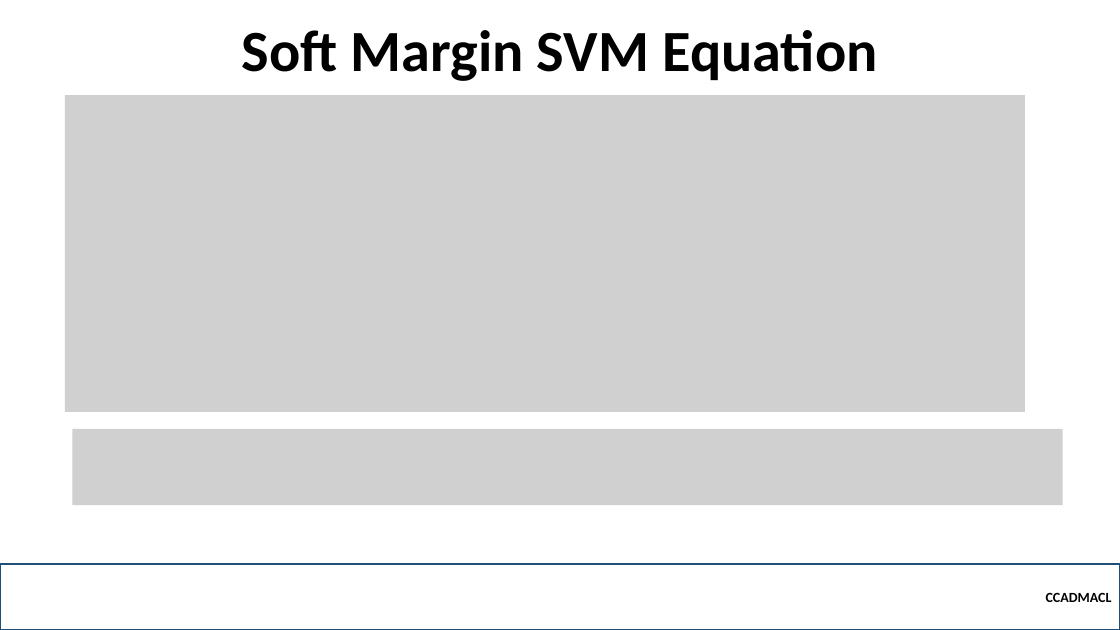
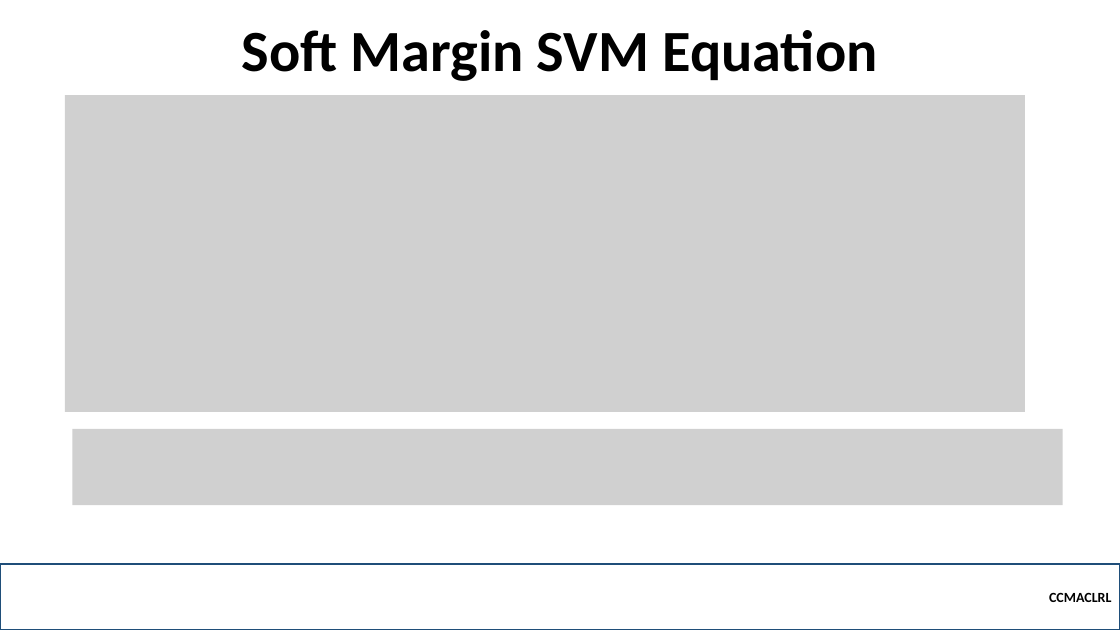
Before and after one commit to robitussin/CCMACLRL, a slide deck: slide 21 of 6 - Support Vector Machine/Support Vector Machine - Math.pptx. Drawn at 1120x630 pixels with LibreOffice and Linux fonts; fonts in the diff are those of the drawing; grey boxes stand for pictures; background and template pictures are left out. Boxes give left, top, right and bottom in pixels: in the first picture for what was removed or moved away, otherwise in the second. Text is boxed around its words. In the diff, an @@ line names an element or a change of style, - is before the commit and + after.

```diff
--- a/6 - Support Vector Machine/Support Vector Machine - Math.pptx
+++ b/6 - Support Vector Machine/Support Vector Machine - Math.pptx
@@ text in rectangle at (x1=1049, y1=592, x2=1111, y2=602): text changed @@
-CCADMACL
+CCMACLRL
```
Also in this commit, not shown: 20 other slides changed, 4 other files.
